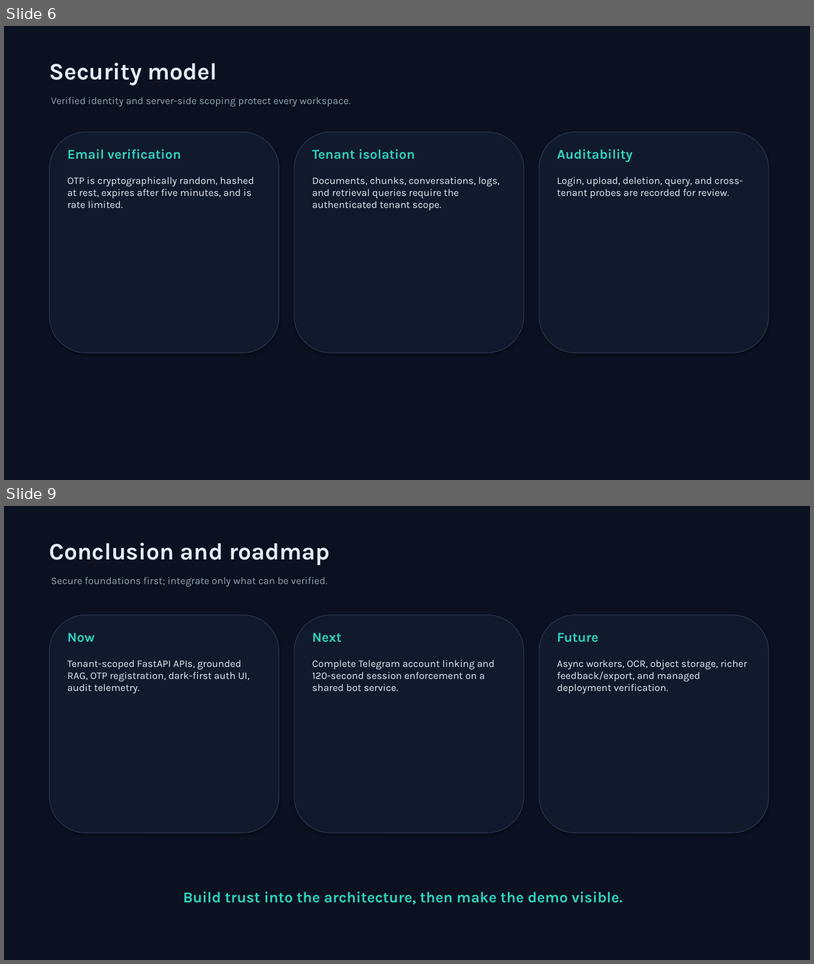
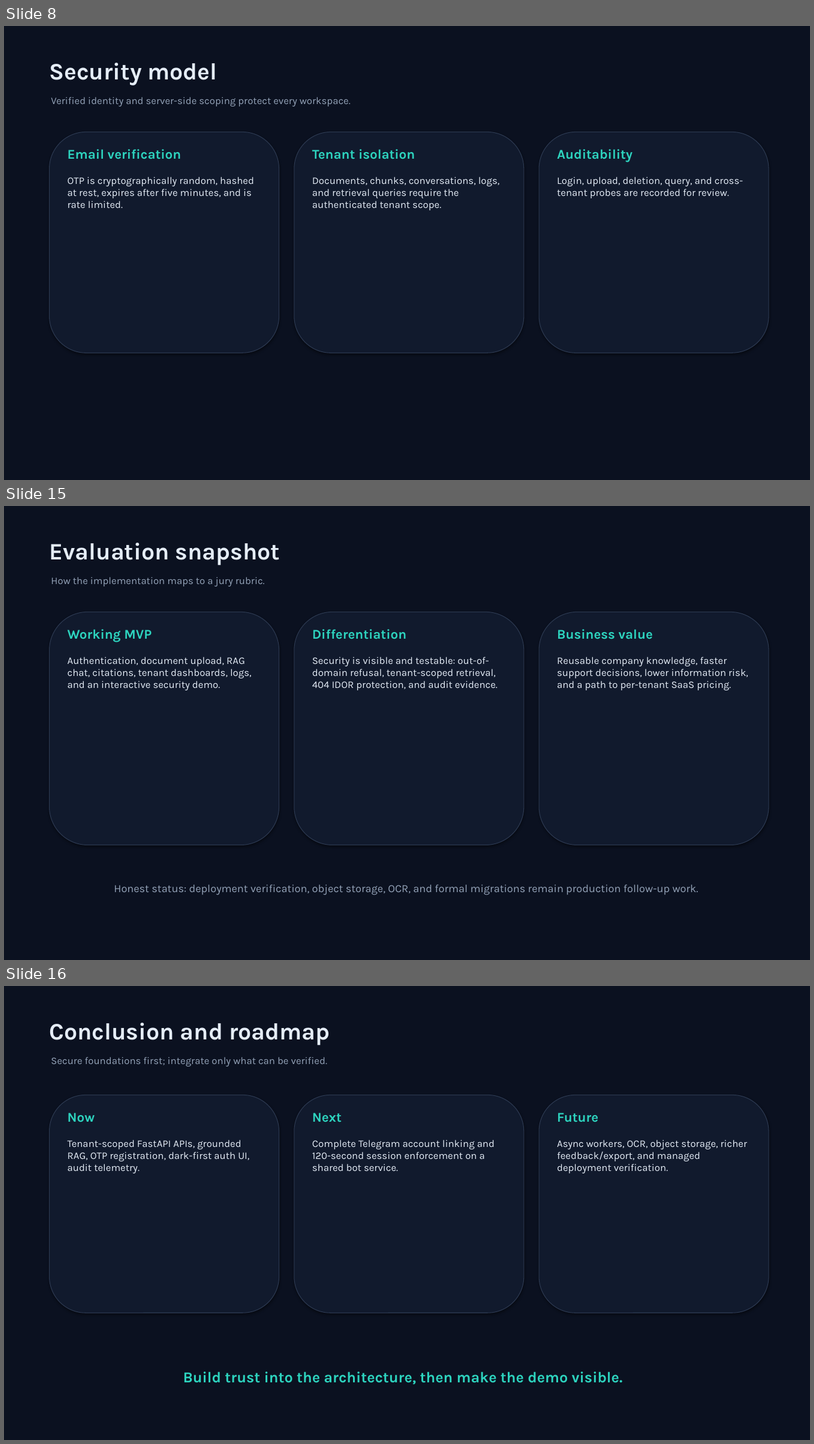
Before and after one commit to aksharganji23/tenantAI, a slide deck: presentation/SaaSsum_AI_Presentation.pptx. Shown one above the other, each under a label of ours: slides 6 and 9 before the commit, slides 8, 15 and 16 after it; the slides between them are not shown. The pictures are 814x964 and 814x1444 pixels, drawn with LibreOffice and Linux fonts; fonts in the diff are those of the drawing. Boxes give left, top, right and bottom in pixels: in the first picture for what was removed or moved away, otherwise in the second. Text is boxed around its words. In the diff, an @@ line names an element or a change of style, - is before the commit and + after.

```diff
--- a/presentation/SaaSsum_AI_Presentation.pptx
+++ b/presentation/SaaSsum_AI_Presentation.pptx
@@ slide 15 added at box(4, 506, 810, 960), background #0B1120 @@
@@ text added at box(49, 543, 280, 565), 28 pt, text #E5EDF7, bold @@
+Evaluation snapshot
@@ text added at box(51, 577, 265, 586), 12 pt, text #94A3B8 @@
+How the implementation maps to a jury rubric.
@@ rounded rectangle added at box(50, 612, 279, 845), fill #111A2D, outline #2D3A52 0.75 pt @@
@@ rounded rectangle added at box(294, 612, 524, 845), fill #111A2D, outline #2D3A52 0.75 pt @@
@@ rounded rectangle added at box(539, 612, 769, 845), fill #111A2D, outline #2D3A52 0.75 pt @@
@@ text added at box(68, 629, 152, 642), 16 pt, text #2DD4BF, bold @@
+Working MVP
@@ text added at box(312, 629, 407, 639), 16 pt, text #2DD4BF, bold @@
+Differentiation
@@ text added at box(557, 629, 653, 639), 16 pt, text #2DD4BF, bold @@
+Business value
@@ text added at box(68, 657, 252, 690), 12 pt, text #E5EDF7 @@
+Authentication, document upload, RAG chat, citations, tenant dashboards, logs, and an interactive security demo.
@@ text added at box(312, 657, 498, 690), 12 pt, text #E5EDF7 @@
+Security is visible and testable: out-of-domain refusal, tenant-scoped retrieval, 404 IDOR protection, and audit evidence.
@@ text added at box(557, 657, 749, 690), 12 pt, text #E5EDF7 @@
+Reusable company knowledge, faster support decisions, lower information risk, and a path to per-tenant SaaS pricing.
@@ text added at box(114, 884, 699, 895), 13 pt, text #94A3B8 @@
+Honest status: deployment verification, object storage, OCR, and formal migrations remain production follow-up work.
@@ what was slide 6 is now slide 8 @@
@@ what was slide 9 is now slide 16 @@
```
Also in this commit, not shown: 2 slides changed, 7 other slides added, 1 slide removed, 1 other file.
